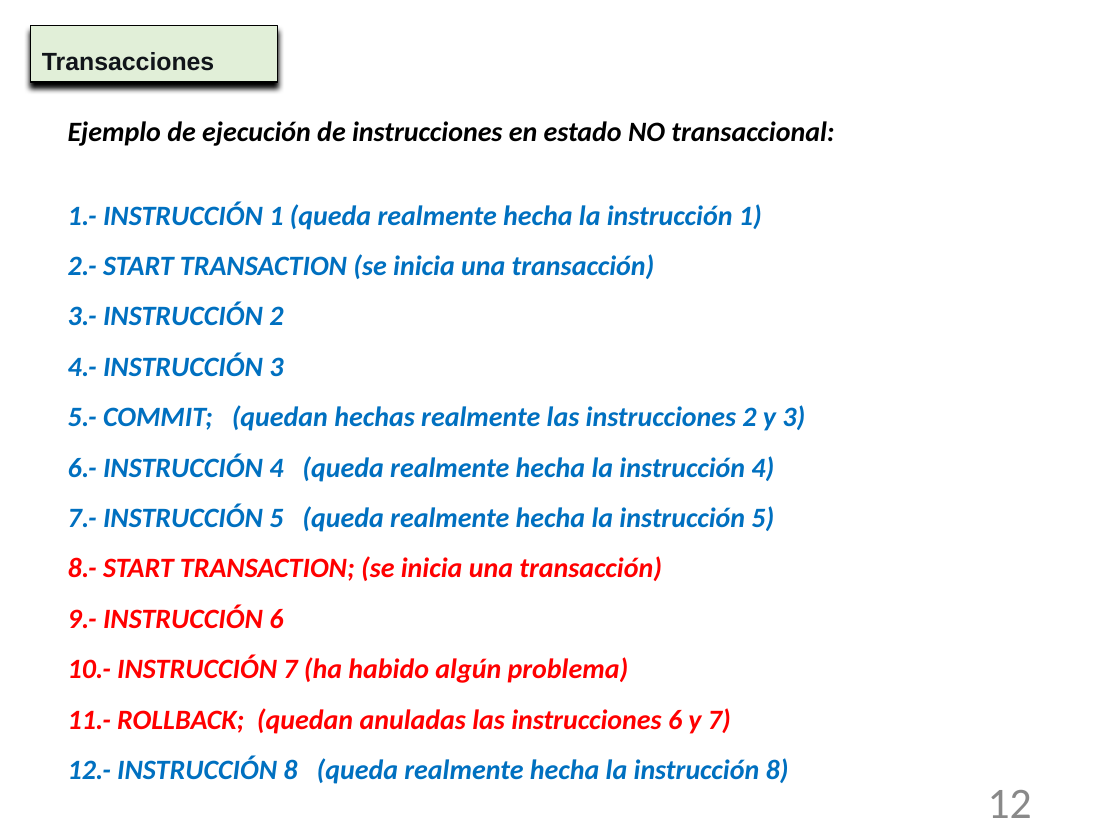
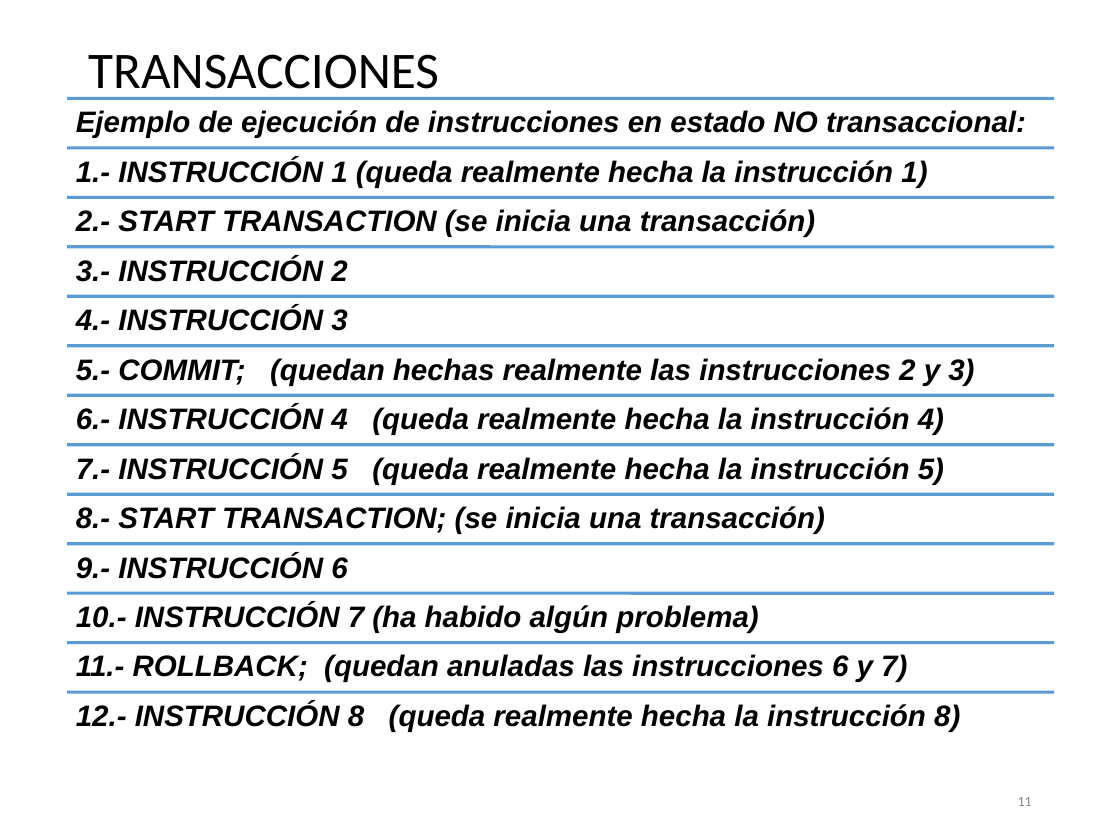
Before and after one commit to NuriaCelis/GBD2324, a slide deck: slide 11 of Tema5/Unidad_7_4-Transacciones.pptx (slide 12 before the commit). Drawn at 1120x840 pixels with LibreOffice and Linux fonts; fonts in the diff are those of the drawing. Boxes give left, top, right and bottom in pixels: in the first picture for what was removed or moved away, otherwise in the second. Text is boxed around its words. In the diff, an @@ line names an element or a change of style, - is before the commit and + after.

```diff
--- a/Tema5/Unidad_7_4-Transacciones.pptx
+++ b/Tema5/Unidad_7_4-Transacciones.pptx
@@ title "TRANSACCIONES": place and size @@
-title "TRANSACCIONES" at box(30, 26, 278, 82)
+title "TRANSACCIONES" at box(88, 54, 439, 100)
@@ title "TRANSACCIONES" at box(88, 54, 439, 100): vertical alignment top to middle; fill #E1EFD8 to none; outline #000000 0.75 pt to none; shadow off @@
@@ title at box(88, 54, 439, 100): text changed; size 16 to 33 pt; font Arial to Calibri; text colour #11151A to #000000; bold off @@
-Transacciones
+TRANSACCIONES
@@ text removed at box(68, 121, 834, 784) @@
-Ejemplo de ejecución de instrucciones en estado NO transaccional:
-1.- INSTRUCCIÓN 1 (queda realmente hecha la instrucción 1)
-2.- START TRANSACTION (se inicia una transacción)
-3.- INSTRUCCIÓN 2
-4.- INSTRUCCIÓN 3
-5.- COMMIT; (quedan hechas realmente las instrucciones 2 y 3)
-6.- INSTRUCCIÓN 4 (queda realmente hecha la instrucción 4)
-7.- INSTRUCCIÓN 5 (queda realmente hecha la instrucción 5)
-8.- START TRANSACTION; (se inicia una transacción)
-9.- INSTRUCCIÓN 6
-10.- INSTRUCCIÓN 7 (ha habido algún problema)
-11.- ROLLBACK; (quedan anuladas las instrucciones 6 y 7)
-12.- INSTRUCCIÓN 8 (queda realmente hecha la instrucción 8)
@@ group added at box(67, 99, 1054, 732): 13 lines, 13 texts @@
+Ejemplo de ejecución de instrucciones en estado NO transaccional:
+1.- INSTRUCCIÓN 1 (queda realmente hecha la instrucción 1)
+2.- START TRANSACTION (se inicia una transacción)
+3.- INSTRUCCIÓN 2
+4.- INSTRUCCIÓN 3
+5.- COMMIT; (quedan hechas realmente las instrucciones 2 y 3)
+6.- INSTRUCCIÓN 4 (queda realmente hecha la instrucción 4)
+7.- INSTRUCCIÓN 5 (queda realmente hecha la instrucción 5)
+8.- START TRANSACTION; (se inicia una transacción)
+9.- INSTRUCCIÓN 6
+10.- INSTRUCCIÓN 7 (ha habido algún problema)
+11.- ROLLBACK; (quedan anuladas las instrucciones 6 y 7)
+12.- INSTRUCCIÓN 8 (queda realmente hecha la instrucción 8)
@@ page number at box(1018, 797, 1032, 806): text changed; size 28 to 9 pt @@
-12
+11
```
Also in this commit, not shown: 12 other slides changed, 1 slide removed, 1 other file.
